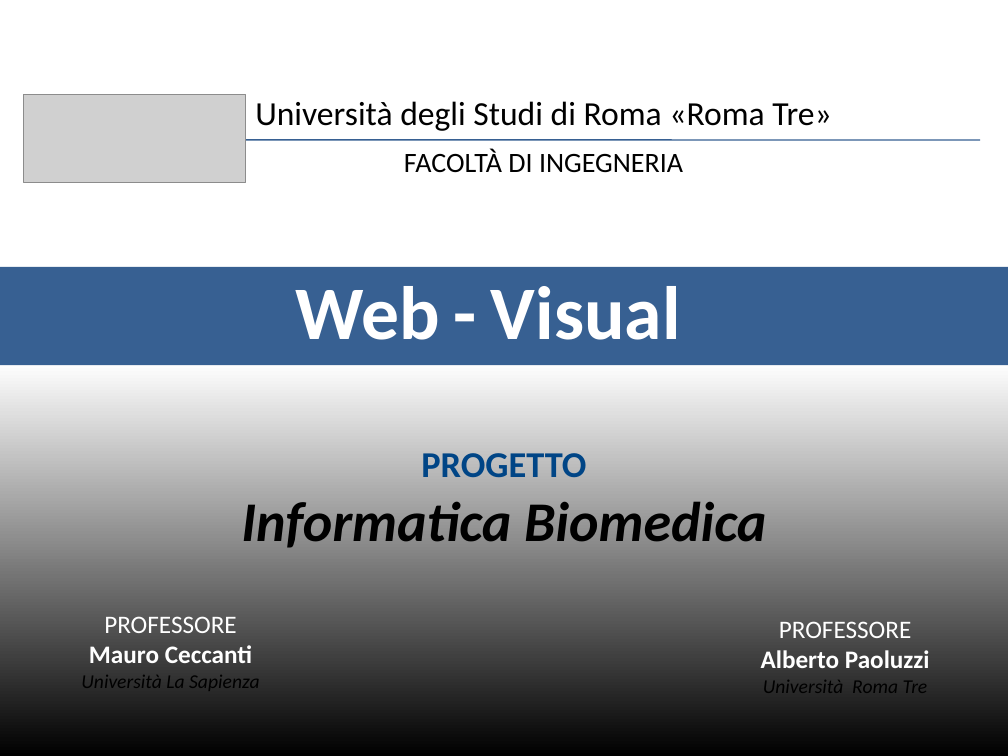
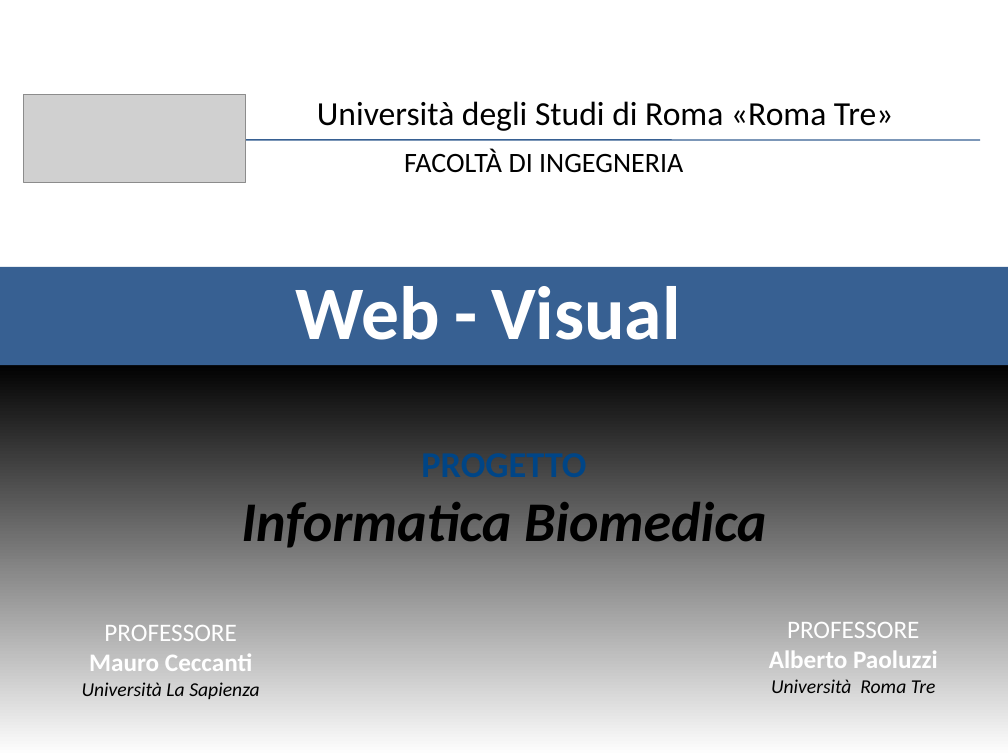
Before and after one commit to cvdlab-projects/webvisual, a slide deck: slide 1 of Web-Visual2(assignements).ppt. Drawn at 1008x756 pixels with LibreOffice and Linux fonts; fonts in the diff are those of the drawing; grey boxes stand for pictures. Boxes give left, top, right and bottom in pixels: in the first picture for what was removed or moved away, otherwise in the second. Text is boxed around its words. In the diff, an @@ line names an element or a change of style, - is before the commit and + after.

```diff
--- a/Web-Visual2(assignements).ppt
+++ b/Web-Visual2(assignements).ppt
@@ indent changed in 3 elements at [82,625,260,699], [769,622,938,693], [317,101,893,131] @@
@@ rectangle at [0,362,1008,756]: fill gradient #FFFFFF to #000000 to gradient #000000 to #FFFFFF @@
@@ text "PROFESSORE": place and size @@
-text "PROFESSORE" at [81,616,260,691]
+text "PROFESSORE" at [82,625,260,699]
```
Also in this commit, not shown: 4 other slides changed.
